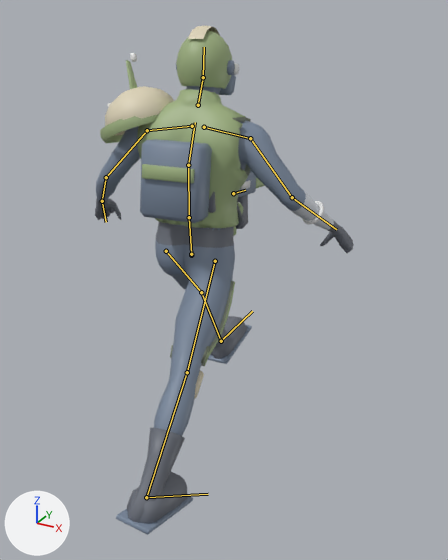
A saved change to the glTF model assets/models/heroes/ryker/ryker.glb.
Rendered twice from a 50 mm lens placed at (1.25, -2.01, 1.92), pointed at (0.09, 0.11, 0.86). The lights are fixed; the arrows at lower left show +X, +Y and +Z. The older version comes first. Both versions are drawn at frame 4 of the action 'run'; the numbers are the values there. The bones that change, and the others that lie on the model, are drawn over the model as lines.

Objects in the first picture: 'ryker'.
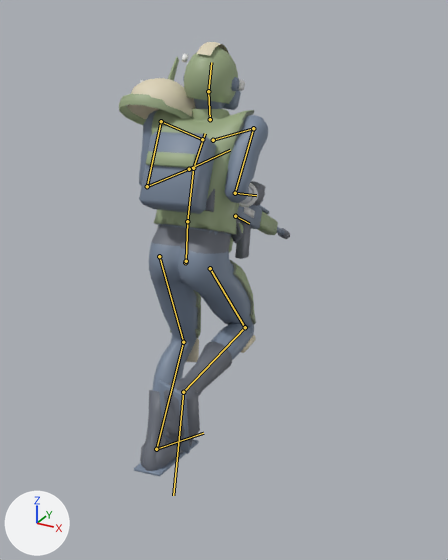
Pixel boxes (x1, y1, x2, y2) of what changed, in the pictures (448 x 560 px):
'ryker', posed (34% narrower, 15% shorter): before (95, 25, 354, 535); after (119, 42, 290, 476)
bone 'Hips', root to tip: before (191, 255) to (191, 254); after (185, 262) to (186, 261)
bone 'Spine', root to tip: before (191, 254) to (189, 217); after (186, 261) to (187, 221)
bone 'Chest', root to tip: before (189, 217) to (188, 165); after (187, 221) to (193, 168)
bone 'Neck', root to tip: before (198, 105) to (203, 77); after (210, 119) to (208, 91)
bone 'Head', root to tip: before (203, 77) to (204, 47); after (208, 91) to (211, 62)
bone 'Clavicle_L', root to tip: before (192, 126) to (147, 130); after (202, 139) to (161, 121)
bone 'UpperArm_L', root to tip: before (147, 130) to (106, 177); after (161, 121) to (147, 186)
bone 'LowerArm_L', root to tip: before (106, 177) to (102, 201); after (147, 186) to (189, 169)
bone 'Clavicle_R', root to tip: before (204, 127) to (250, 138); after (213, 140) to (253, 128)
bone 'UpperArm_R', root to tip: before (250, 138) to (292, 197); after (253, 128) to (235, 193)
bone 'LowerArm_R', root to tip: before (292, 197) to (336, 229); after (235, 193) to (256, 195)
bone 'UpperLeg_L', root to tip: before (166, 251) to (201, 292); after (159, 256) to (183, 342)
bone 'LowerLeg_L', root to tip: before (201, 292) to (221, 341); after (183, 342) to (156, 449)
bone 'Foot_L', root to tip: before (221, 341) to (252, 311); after (156, 449) to (203, 433)
bone 'UpperLeg_R', root to tip: before (215, 261) to (187, 372); after (210, 268) to (245, 327)
bone 'LowerLeg_R', root to tip: before (187, 372) to (146, 497); after (245, 327) to (183, 392)
bone 'Foot_R', root to tip: before (146, 497) to (208, 494); after (183, 392) to (173, 495)

The change in detail:
Bone 'Hips' (bone_hips) moves from (0.0, 0.0, 0.0) to (0.002, -0.013, 0.049).
Bone 'Hips' (bone_hips) turns from (0, 0, 0) to (-16, 2, -3) degrees about its own x, y and z.
Bone 'Spine' (bone_spine) turns from (-5, 4, -1) to (-5, 0, 5) degrees about its own x, y and z.
Bone 'Chest' (bone_chest) turns from (-5, 4, -1) to (-8, 0, 1) degrees about its own x, y and z.
Bone 'Neck' (bone_neck) turns from (0, 0, 0) to (47, -1, 2) degrees about its own x, y and z.
Bone 'Head' (bone_head) turns from (0, 0, 0) to (-29, -2, -8) degrees about its own x, y and z.
Bone 'Clavicle_L' (bone_clavicle_l) turns from (0, 0, 0) to (22, -3, 16) degrees about its own x, y and z.
Bone 'UpperArm_L' (bone_upperarm_l) turns from (0, 0, 0) to (-26, -13, -51) degrees about its own x, y and z.
Bone 'LowerArm_L' (bone_lowerarm_l) turns from (0, 0, 0) to (32, 17, -55) degrees about its own x, y and z.
Bone 'Clavicle_R' (bone_clavicle_r) turns from (0, 0, 0) to (18, 2, -14) degrees about its own x, y and z.
Bone 'UpperArm_R' (bone_upperarm_r) turns from (0, 0, 0) to (-47, 15, 33) degrees about its own x, y and z.
Bone 'LowerArm_R' (bone_lowerarm_r) turns from (0, 0, 0) to (21, -13, 64) degrees about its own x, y and z.
Bone 'UpperLeg_L' (bone_upperleg_l) turns from (40, -2, -7) to (23, 3, -15) degrees about its own x, y and z.
Bone 'LowerLeg_L' (bone_lowerleg_l) turns from (-6, 1, 1) to (-46, 2, 4) degrees about its own x, y and z.
Bone 'Foot_L' (bone_foot_l) turns from (-20, 2, 0) to (29, 1, -3) degrees about its own x, y and z.
Bone 'UpperLeg_R' (bone_upperleg_r) turns from (-40, -4, 1) to (45, 0, 0) degrees about its own x, y and z.
Bone 'LowerLeg_R' (bone_lowerleg_r) turns from (-6, -1, -1) to (-109, 1, 1) degrees about its own x, y and z.
Bone 'Foot_R' (bone_foot_r) turns from (27, 2, 1) to (-3, 0, 1) degrees about its own x, y and z.
